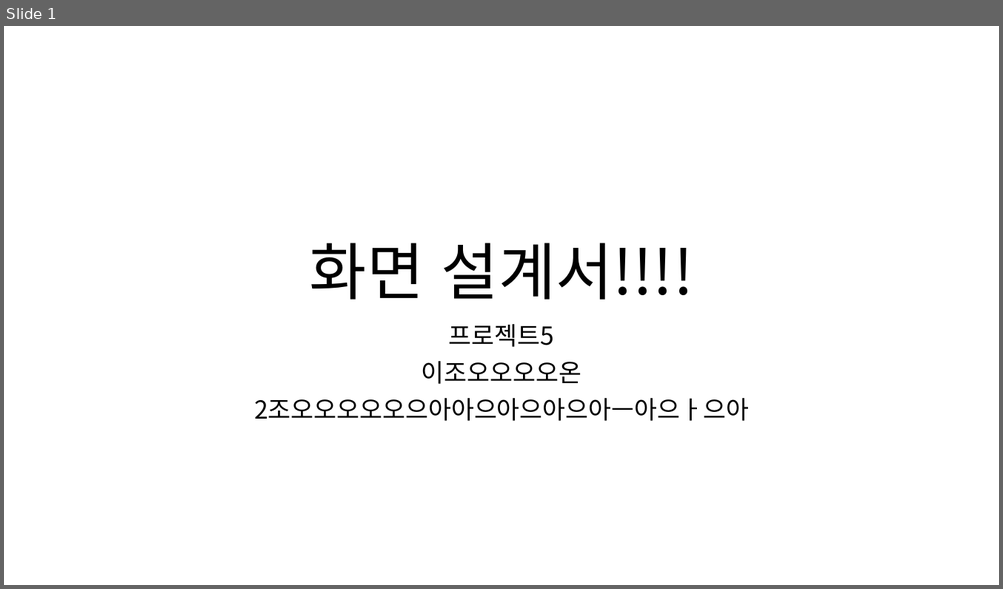
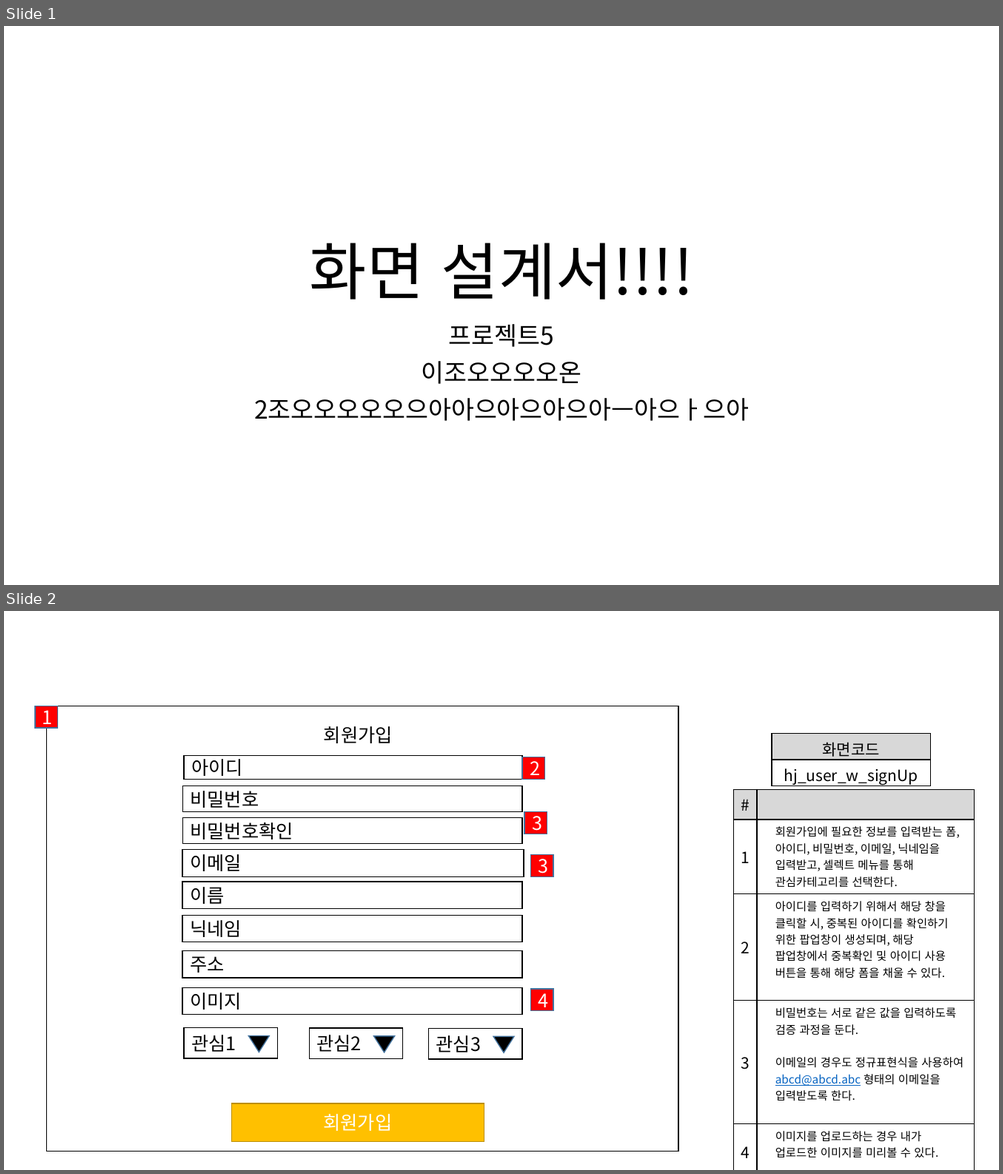
Before and after one commit to ezenteam2/e-Zone, a slide deck: 0 발표용 파워포인트/0417 3차발표/0417 project05 - 파워포인트 - 형준.pptx. Shown one above the other, each under a label of ours: slide 1 before the commit, slides 1 and 2 after it. The pictures are 1003x589 and 1003x1174 pixels, drawn with LibreOffice and Linux fonts; fonts in the diff are those of the drawing. Boxes give left, top, right and bottom in pixels: in the first picture for what was removed or moved away, otherwise in the second. Text is boxed around its words. In the diff, an @@ line names an element or a change of style, - is before the commit and + after.

```diff
--- a/0 발표용 파워포인트/0417 3차발표/0417 project05 - 파워포인트 - 형준.pptx
+++ b/0 발표용 파워포인트/0417 3차발표/0417 project05 - 파워포인트 - 형준.pptx
@@ slide 2 added at (4, 611, 999, 1170), background #FFFFFF @@
@@ rectangle added at (35, 706, 58, 727), fill #FF0000, outline #43739E 1 pt, 18 pt, text #FFFFFF @@
+1
@@ rectangle added at (46, 706, 678, 1151), outline #000000 1 pt @@
@@ text added at (324, 726, 392, 743), 18 pt, text #000000 @@
+회원가입
@@ table added at (771, 733, 930, 788), 2 rows, 1 columns @@
+화면코드
+hj_user_w_signUp
@@ rectangle added at (184, 756, 522, 779), outline #000000 1 pt, 18 pt, text #000000 @@
+아이디
@@ rectangle added at (523, 758, 545, 779), fill #FF0000, outline #43739E 1 pt, 18 pt, text #FFFFFF @@
+2
@@ rectangle added at (183, 786, 523, 812), outline #000000 1 pt, 18 pt, text #000000 @@
+비밀번호
@@ table added at (733, 790, 974, 1162), 5 rows, 2 columns @@
+# | 
+1 | 회원가입에 필요한 정보를 입력받는 폼, 아이디, 비밀번호, 이메일, 닉네임을 입력받고, 셀렉트 메뉴를 통해 관심카테고리를 선택한다.
+2 | 아이디를 입력하기 위해서 해당 창을 클릭할 시, 중복된 아이디를 확인하기 위한 팝업창이 생성되며, 해당 팝업창에서 중복확인 및 아이디 사용 버튼을 통해 해당 폼을 채울 수 있다.
+3 | 비밀번호는 서로 같은 값을 입력하도록 검증 과정을 둔다. / 이메일의 경우도 정규표현식을 사용하여 abcd@abcd.abc 형태의 이메일을 입력받도록 한다.
+4 | 이미지를 업로드하는 경우 내가 업로드한 이미지를 미리볼 수 있다.
@@ rectangle added at (183, 817, 523, 844), outline #000000 1 pt, 18 pt, text #000000 @@
+비밀번호확인
@@ rectangle added at (525, 812, 547, 834), fill #FF0000, outline #43739E 1 pt, 18 pt, text #FFFFFF @@
+3
@@ rectangle added at (182, 850, 523, 877), outline #000000 1 pt, 18 pt, text #000000 @@
+이메일
@@ rectangle added at (531, 855, 553, 877), fill #FF0000, outline #43739E 1 pt, 18 pt, text #FFFFFF @@
+3
@@ rectangle added at (182, 882, 522, 908), outline #000000 1 pt, 18 pt, text #000000 @@
+이름
@@ rectangle added at (182, 915, 522, 943), outline #000000 1 pt, 18 pt, text #000000 @@
+닉네임
@@ rectangle added at (182, 951, 522, 978), outline #000000 1 pt, 18 pt, text #000000 @@
+주소
@@ rectangle added at (182, 988, 522, 1014), outline #000000 1 pt, 18 pt, text #000000 @@
+이미지
@@ rectangle added at (531, 989, 553, 1011), fill #FF0000, outline #43739E 1 pt, 18 pt, text #FFFFFF @@
+4
@@ group added at (184, 1028, 522, 1059): 3 rectangles, 3 triangles @@
+관심1
+관심2
+관심3
@@ rectangle added at (232, 1104, 484, 1142), fill #FFC000, outline #BD8E00 1 pt, 18 pt, text #FFFFFF @@
+회원가입
```
Also in this commit, not shown: 13 other slides added, 1 other file.
